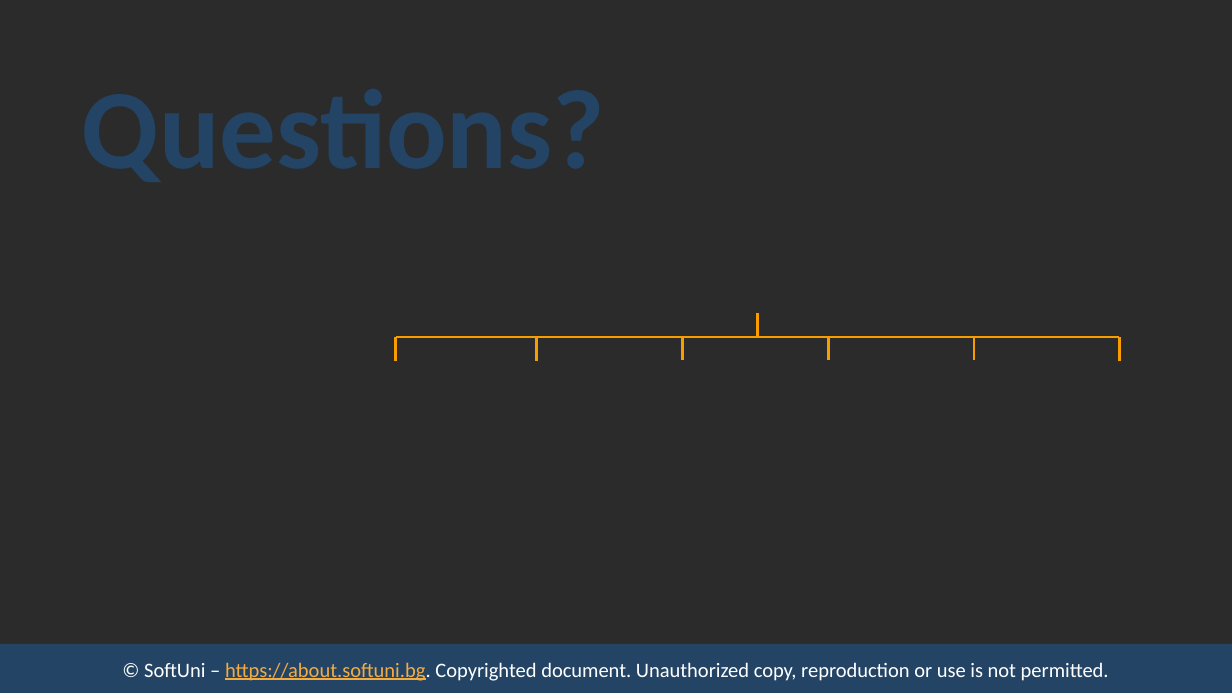
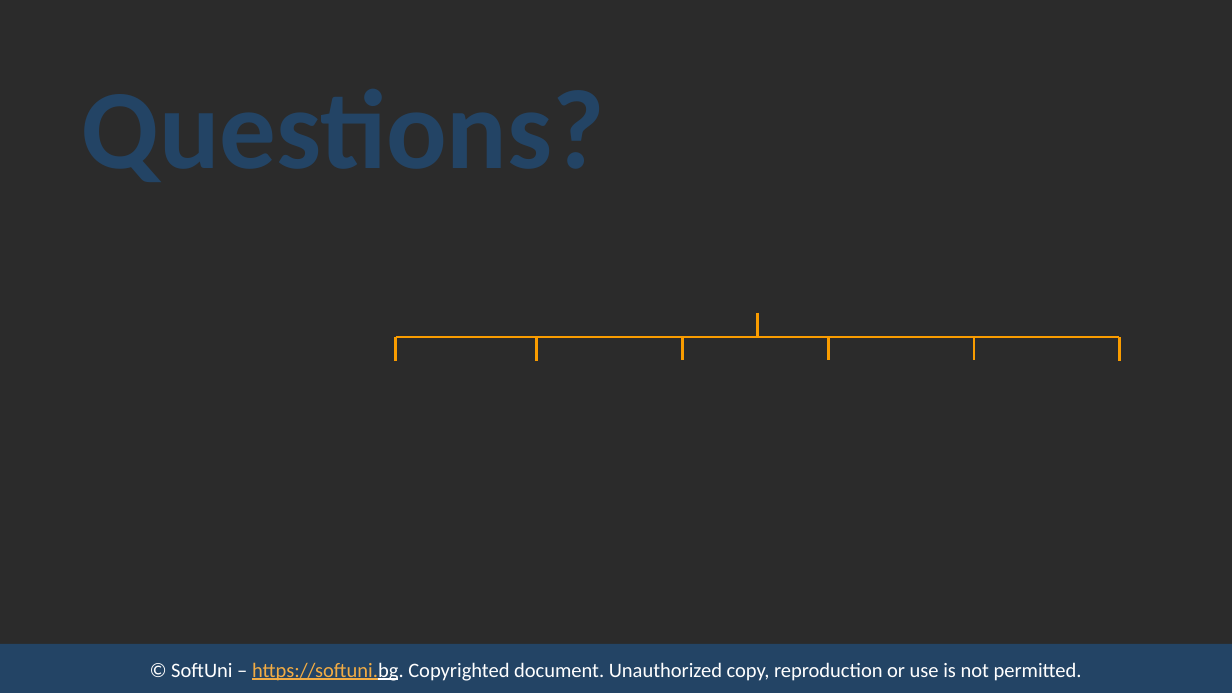
Before and after one commit to ErayErol/Software-University-Courses, a slide deck: slide 20 of NOT START - 2021.01 - [ JS Back End ]/00 - [ Course Introduction ]/Presentation.pptx (slide 19 before the commit). Drawn at 1232x693 pixels with LibreOffice and Linux fonts; fonts in the diff are those of the drawing; background and template pictures are left out; a plain dark background stands for a picture behind light text. Boxes give left, top, right and bottom in pixels: in the first picture for what was removed or moved away, otherwise in the second. Text is boxed around its words. In the diff, an @@ line names an element or a change of style, - is before the commit and + after.

```diff
--- a/NOT START - 2021.01 - [ JS Back End ]/00 - [ Course Introduction ]/Presentation.pptx
+++ b/NOT START - 2021.01 - [ JS Back End ]/00 - [ Course Introduction ]/Presentation.pptx
@@ text at [171,662,1082,681]: text changed @@
-© SoftUni – https://about.softuni.bg. Copyrighted document. Unauthorized copy, reproduction or use is not permitted.
+© SoftUni – https://softuni.bg. Copyrighted document. Unauthorized copy, reproduction or use is not permitted.
```
Also in this commit, not shown: 11 other slides changed, 10 slides added, 9 slides removed, 16 other files.
